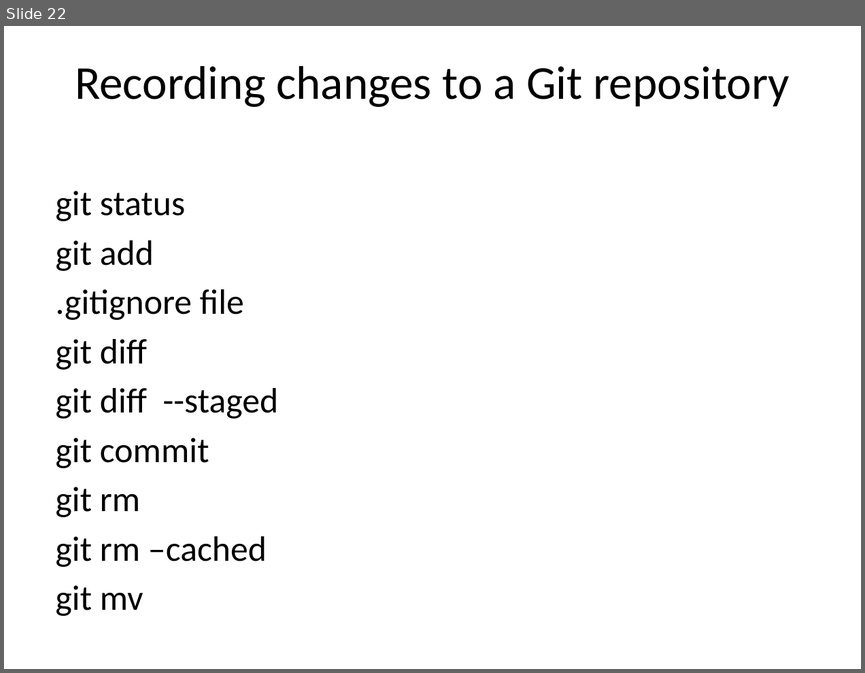
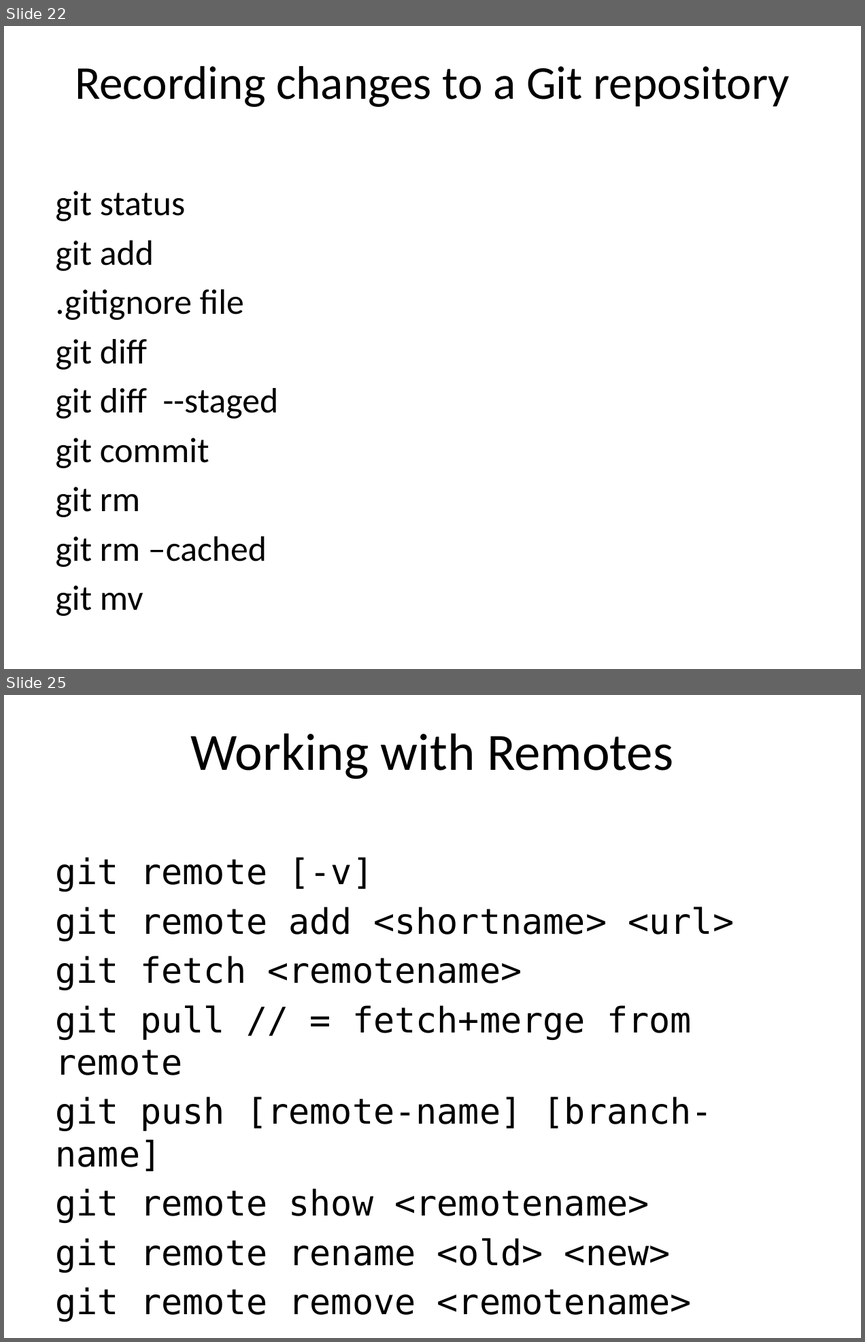
Before and after one commit to agentzz9/GITBasics, a slide deck: GIT version control.pptx. Shown one above the other, each under a label of ours: slide 22 before the commit, slides 22 and 25 after it; the slides between them are not shown. The pictures are 865x673 and 865x1342 pixels, drawn with LibreOffice and Linux fonts; fonts in the diff are those of the drawing. Boxes give left, top, right and bottom in pixels: in the first picture for what was removed or moved away, otherwise in the second. Text is boxed around its words. In the diff, an @@ line names an element or a change of style, - is before the commit and + after.

```diff
--- a/GIT version control.pptx
+++ b/GIT version control.pptx
@@ slide 25 added at (x1=4, y1=695, x2=861, y2=1338), background #FFFFFF @@
@@ title added at (x1=191, y1=733, x2=673, y2=779), 44 pt, text #000000 @@
+Working with Remotes
@@ text added at (x1=56, y1=857, x2=734, y2=1321), 29.6 pt, text #000000 @@
+git remote [-v]
+git remote add <shortname> <url>
+git fetch <remotename>
+git pull // = fetch+merge from remote
+git push [remote-name] [branch-name]
+git remote show <remotename>
+git remote rename <old> <new>
+git remote remove <remotename>
```
Also in this commit, not shown: 9 other slides added.
